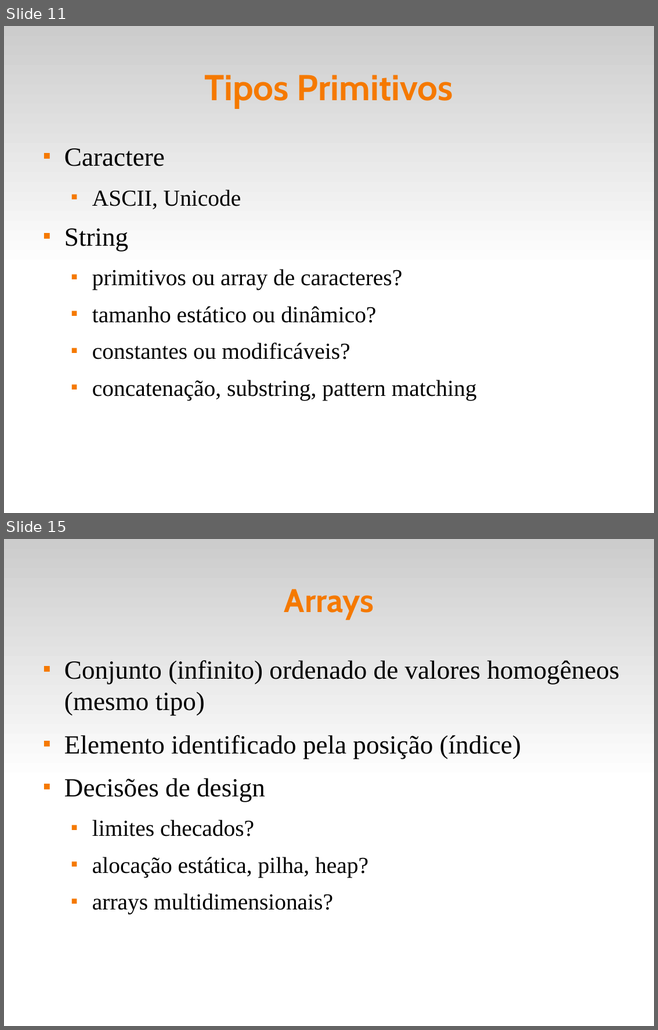
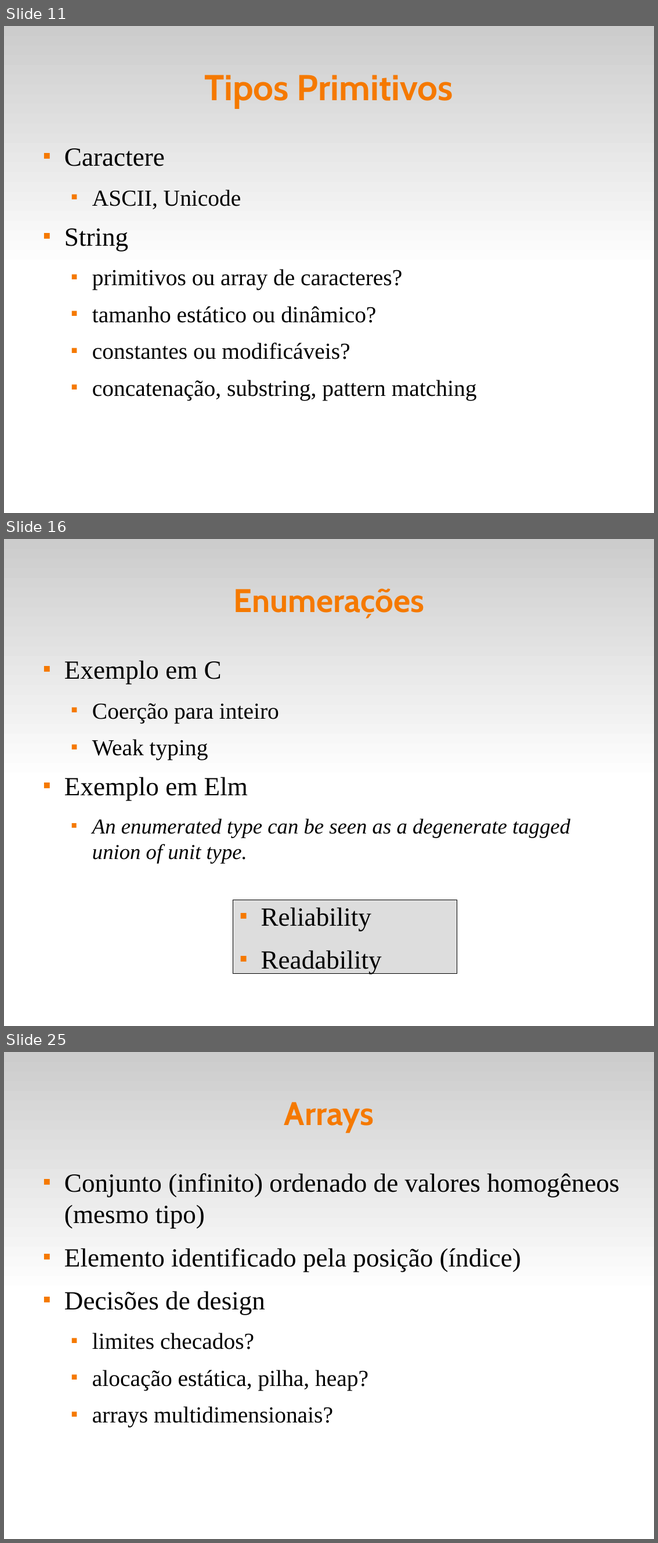
Before and after one commit to fsantanna-uerj/EDL, a slide deck: slides/edl-05-data.odp. Shown one above the other, each under a label of ours: slides 11 and 15 before the commit, slides 11, 16 and 25 after it; the slides between them are not shown. The pictures are 658x1030 and 658x1543 pixels, drawn with LibreOffice and Linux fonts; fonts in the diff are those of the drawing. Boxes give left, top, right and bottom in pixels: in the first picture for what was removed or moved away, otherwise in the second. Text is boxed around its words. In the diff, an @@ line names an element or a change of style, - is before the commit and + after.

Commit message:
(+) Tupla, Enum, Union, Lista

```diff
--- a/slides/edl-05-data.odp
+++ b/slides/edl-05-data.odp
@@ slide 16 added at box(4, 539, 654, 1026), background #FFFFFF; not listed: 1 template element that a slide beside it also shows @@
@@ title added at box(234, 588, 424, 618), 40 pt, text #F57900, bold @@
+Enumerações
@@ text added at box(64, 660, 570, 864), 26 pt, text #000000, italic @@
+■ Exemplo em C
+  ■ Coerção para inteiro
+  ■ Weak typing
+■ Exemplo em Elm
+  ■ An enumerated type can be seen as a degenerate tagged union of unit type.
@@ text added at box(233, 900, 457, 979), fill #DDDDDD, outline #000000 0 pt, 32 pt, text #000000 @@
+■ Reliability
+■ Readability
@@ what was slide 15 is now slide 25 @@
```
Also in this commit, not shown: 2 slides changed, 15 other slides added, 1 slide removed, 18 other files.
